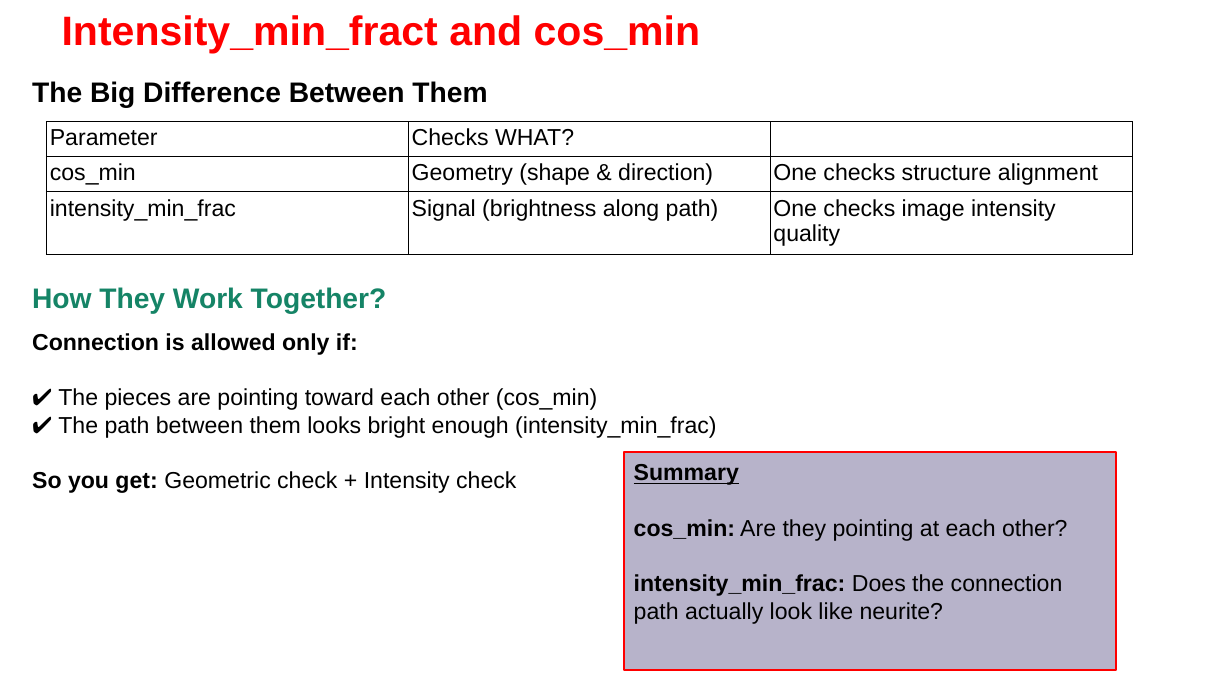
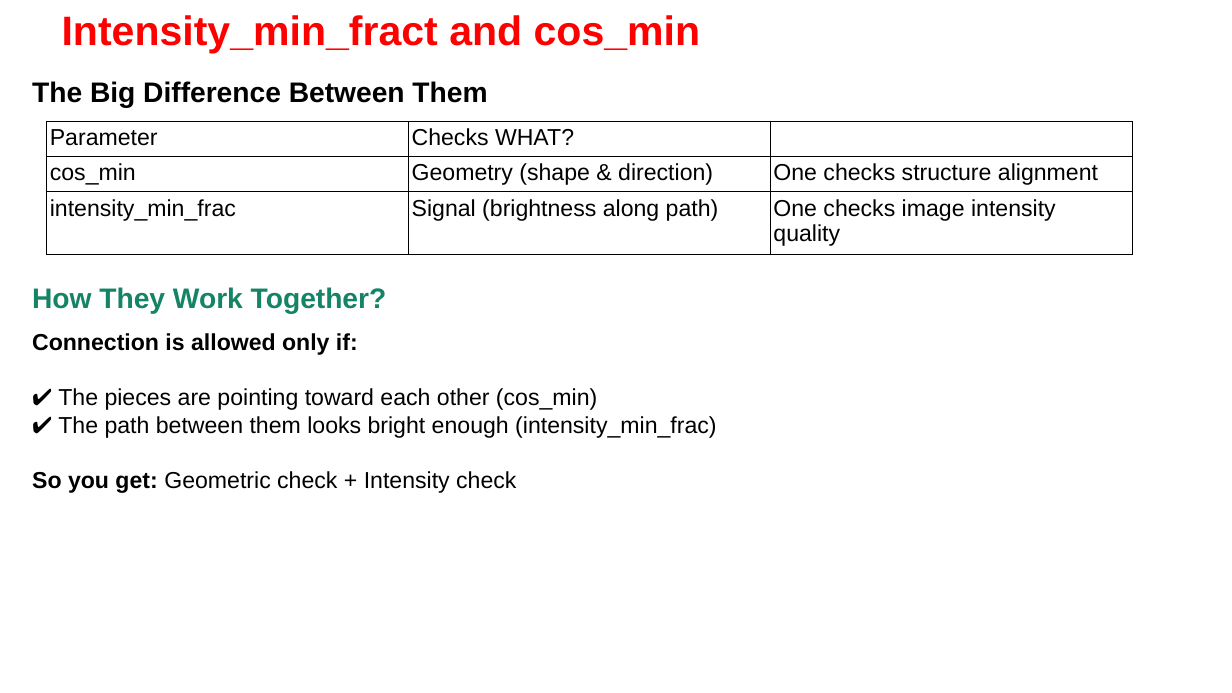
Before and after one commit to Nahuel88Ar/Lysosomes, a slide deck: slide 9 of UPDATE 19-2.pptx (slide 8 before the commit). Drawn at 1232x693 pixels with LibreOffice and Linux fonts; fonts in the diff are those of the drawing; background and template pictures are left out. Boxes give left, top, right and bottom in pixels: in the first picture for what was removed or moved away, otherwise in the second. Text is boxed around its words. In the diff, an @@ line names an element or a change of style, - is before the commit and + after.

```diff
--- a/UPDATE 19-2.pptx
+++ b/UPDATE 19-2.pptx
@@ rectangle removed at (624,452,1116,670) @@
-Summary
-cos_min: Are they pointing at each other?
-intensity_min_frac: Does the connection path actually look like neurite?
```
Also in this commit, not shown: 1 other slide changed, 1 slide added, 2 other files.
